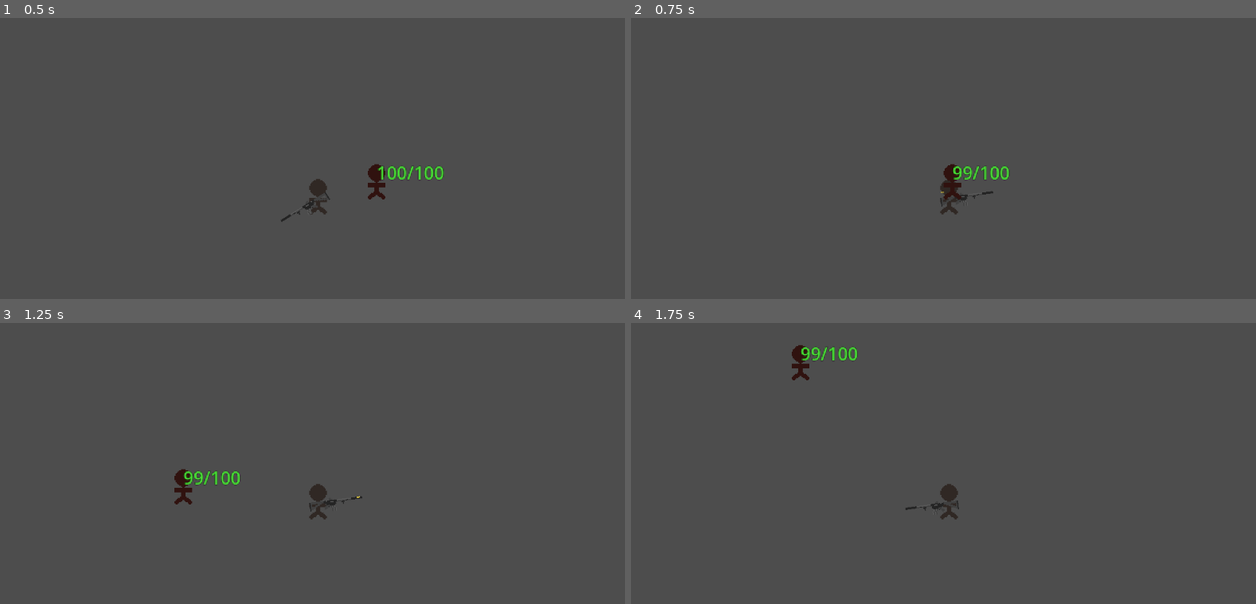
Above: before the commit, frames 1-4 (two rows, left to right).
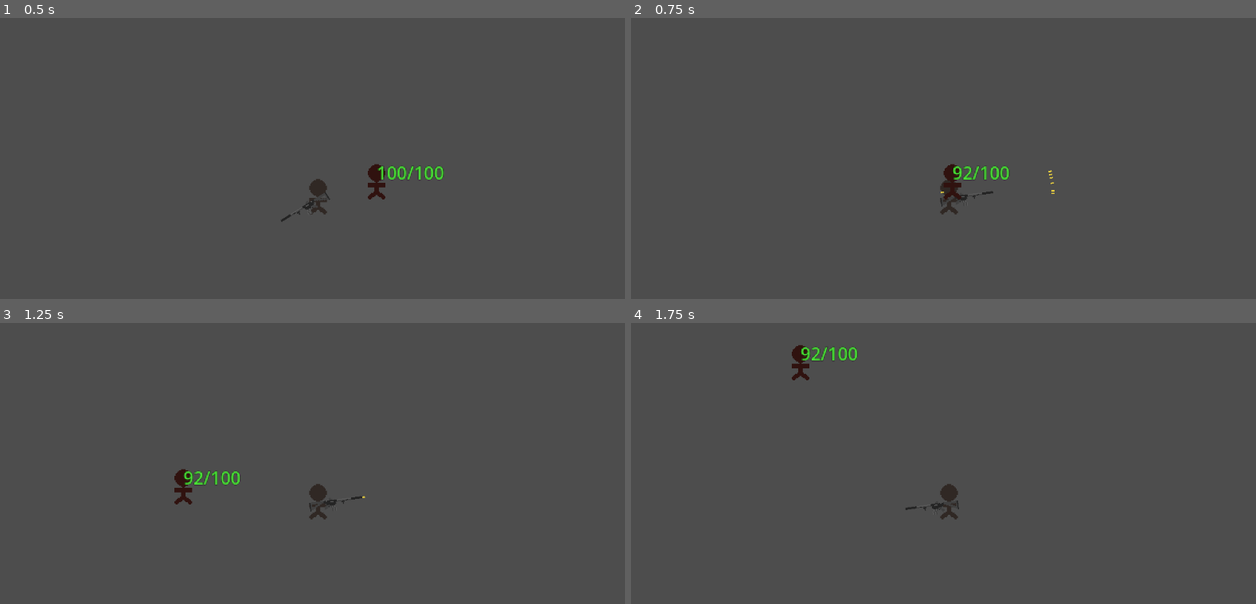
Above: after the commit, the same moments.

Repository: ExHilEr8/Personal-Game-Jam
Game: Godot game, scene res://scenes/main.tscn
Two runs of this game, one before a commit and one after it. Both use one fixed random seed, a clock stepped at 60 frames per second and the inputs below. Sound files missing from this copy of the repository are replaced by a short silence.
Inputs (mouse positions are in pixels of both pictures, inside the frame that each line leads up to):
- Up to frame 1 (0.5 s): no input
- Up to frame 2 (0.75 s): tap Enter at 0.5 s; move the mouse to (1087, 178) at 0.52 s; press the mouse at (1087, 178) at 0.53 s; hold D (move_right) from 0.53 s (still down)
- Up to frame 3 (1.25 s): keep holding D (move_right)
- Up to frame 4 (1.75 s): move the mouse to (824, 519) at 1.27 s; release D (move_right) at 1.28 s; release the mouse at (824, 519) at 1.28 s; hold S (move_down) from 1.28 s (still down); click (824, 519) at 1.35 s

Frame 1 is identical in both runs. In frame 2, less than 0.1% of the frame differs, in the area x 49-68%, y 53-63%; in frame 3, less than 0.1%; in frame 4, less than 0.1%.

Commit message:
Implemented multiple projectiles for physics projectiles

Diff:
--- a/scenes/Weapon.gd
+++ b/scenes/Weapon.gd
@@ -15,6 +15,7 @@
 @export var is_burst_fire: bool = false
 @export var burst_amount: int = int(1)
 @export var burst_fire_rate: float = float(0.1)
+@export var projectile_count: int = int(1)
 
 @export_category("Misc")
 @export var is_hitscan: bool = false
@@ -32,8 +33,6 @@
 var burst_timer: Timer
 var is_bursting = false
 
-# reload_timer is used to set the state of is_reloading
-# is_reloading is used to determine times when can_fire = false
 var reload_timer: Timer
 var is_reloading = false
 
@@ -119,7 +118,8 @@
 				determine_can_fire()
 
 				if is_hitscan == false:
-					fire_projectile(physics_projectile, $BulletInstancePoint.get_global_position())
+					for p in projectile_count:
+						fire_projectile(physics_projectile, $BulletInstancePoint.get_global_position())
 				else:
 					fire_hitscan(hitscan_raycast)
 
@@ -129,10 +129,11 @@
 			is_bursting = false
 
 		elif(is_hitscan == true):
-			fire_hitscan(hitscan_raycast)
+				fire_hitscan(hitscan_raycast)
 
 		else:
-			fire_projectile(physics_projectile, $BulletInstancePoint.get_global_position())
+			for n in projectile_count:
+				fire_projectile(physics_projectile, $BulletInstancePoint.get_global_position())
 
 		fire_rate_timer.start(fire_rate)
 		print("fire", magazine_count, "/", magazine_size)
--- a/scenes/main.tscn
+++ b/scenes/main.tscn
@@ -23,6 +23,10 @@
 [node name="Weapon" parent="Player/WeaponContainer" instance=ExtResource("3_tawrs")]
 position = Vector2(16, 4)
 initial_accuracy = 0.95
+reserve_ammo = 900
+is_burst_fire = true
+burst_amount = 3
+projectile_count = 8
 physics_projectile = ExtResource("4_y0fn3")
 hitscan_projectile = ExtResource("5_tdcqm")
 
